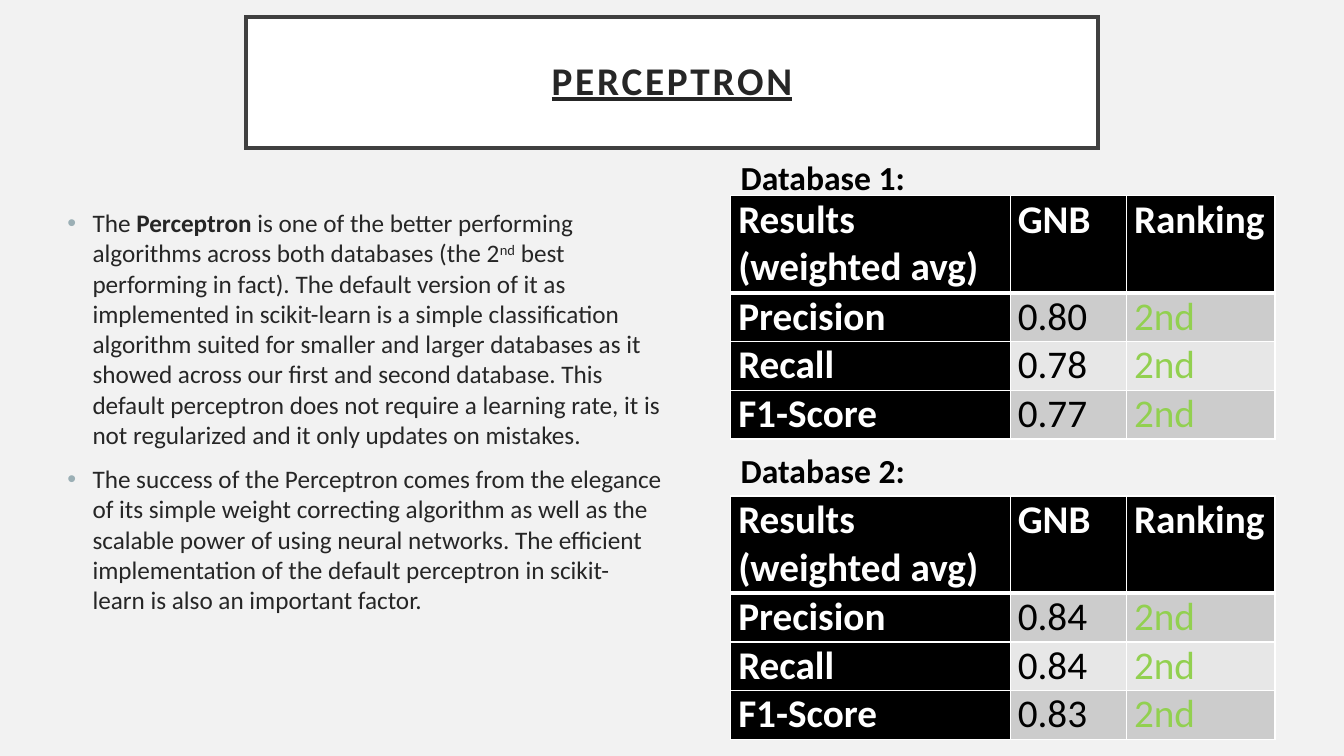
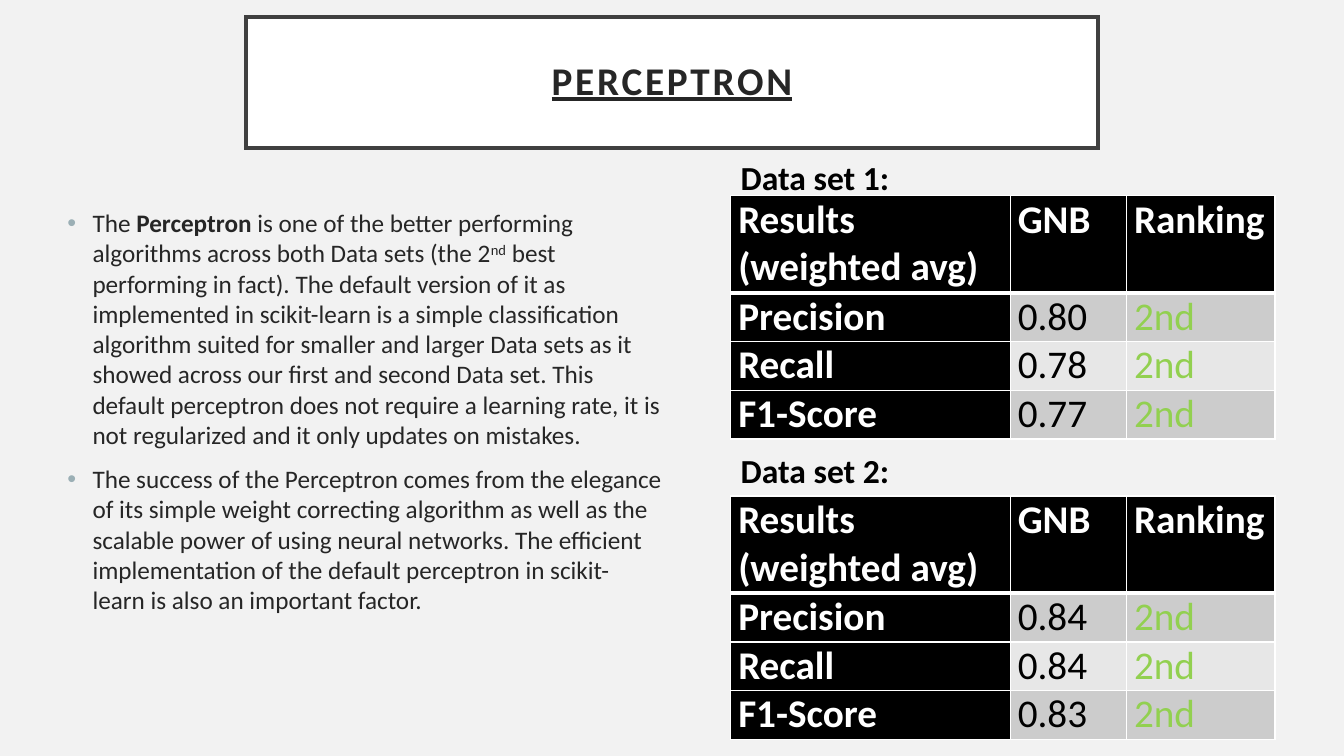
Before and after one commit to patnunes/COMP472, a slide deck: slide 11 of Result_Analysis.pptx. Drawn at 1344x756 pixels with LibreOffice and Linux fonts; fonts in the diff are those of the drawing. Boxes give left, top, right and bottom in pixels: in the first picture for what was removed or moved away, otherwise in the second. Text is boxed around its words. In the diff, an @@ line names an element or a change of style, - is before the commit and + after.

```diff
--- a/Result_Analysis.pptx
+++ b/Result_Analysis.pptx
@@ text at [741, 168, 889, 198]: text changed @@
-Database 1:
+Data set 1:
@@ text at [93, 214, 660, 449]: text changed @@
-• The Perceptron is one of the better performing algorithms across both databases (the 2nd best performing in fact). The default version of it as implemented in scikit-learn is a simple classification algorithm suited for smaller and larger databases as it showed across our first and second database. This default perceptron does not require a learning rate, it is not regularized and it only updates on mistakes.
+• The Perceptron is one of the better performing algorithms across both Data sets (the 2nd best performing in fact). The default version of it as implemented in scikit-learn is a simple classification algorithm suited for smaller and larger Data sets as it showed across our first and second Data set. This default perceptron does not require a learning rate, it is not regularized and it only updates on mistakes.
@@ text at [741, 461, 889, 484]: text changed @@
-Database 2:
+Data set 2:
```
Also in this commit, not shown: 14 other slides changed, 2 other files.
